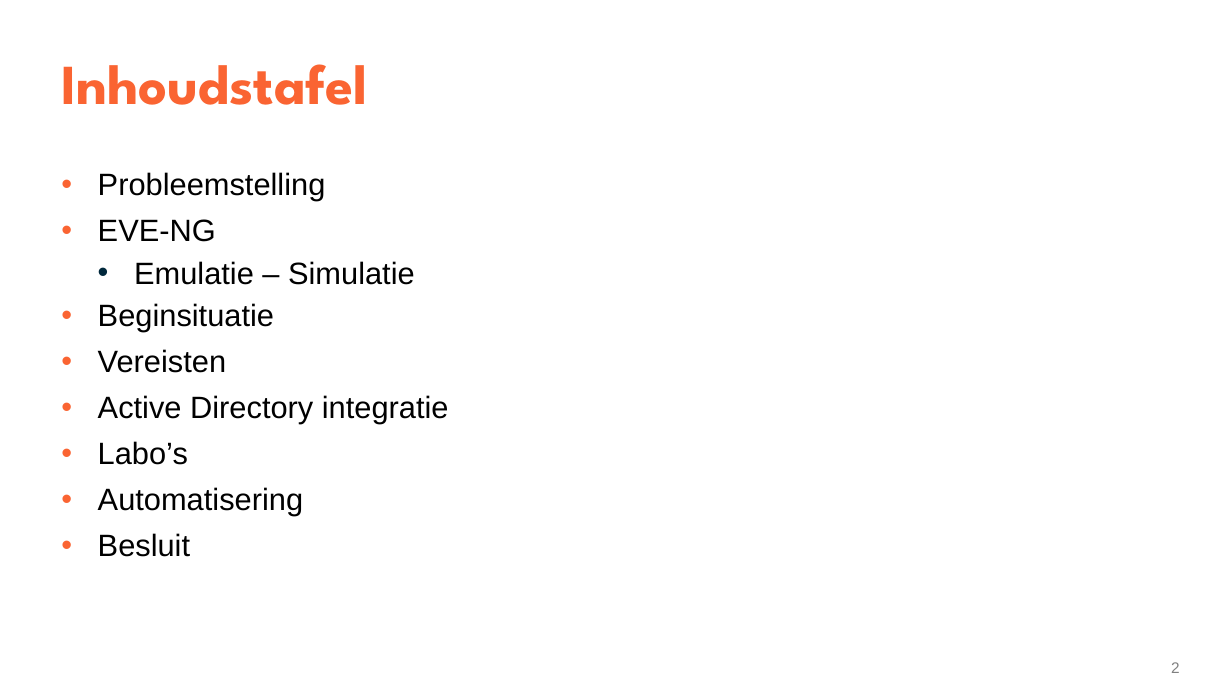
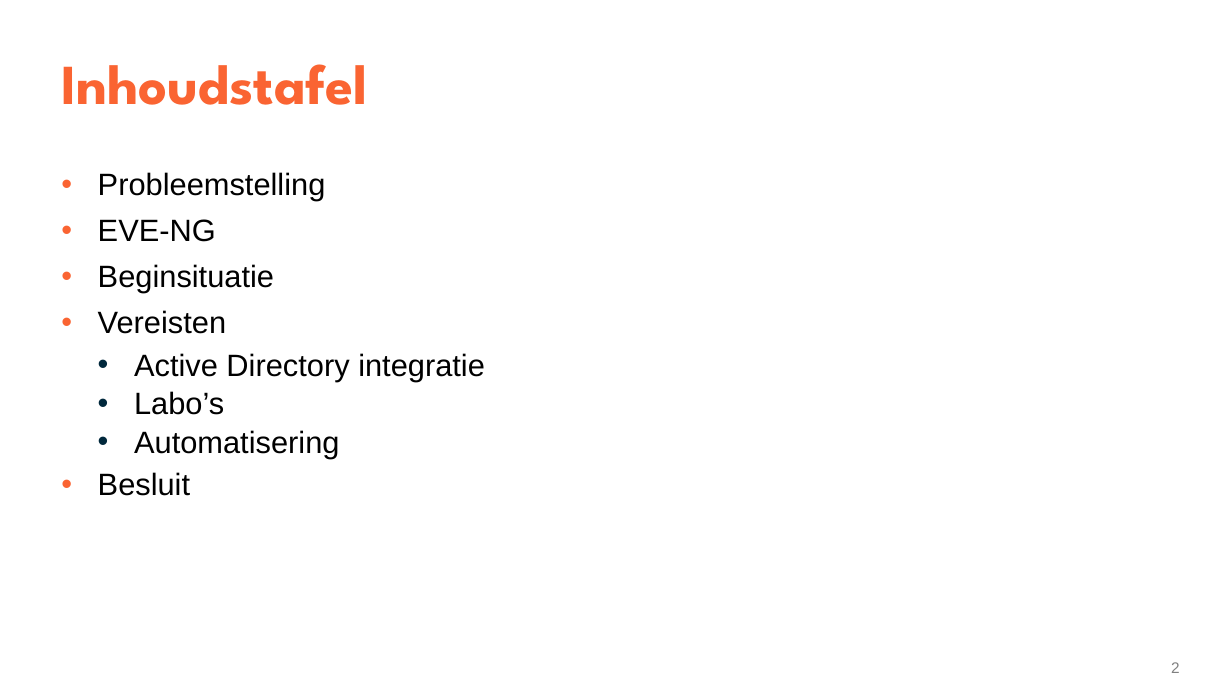
Before and after one commit to YenteLens/ylbachelorproef, a slide deck: slide 2 of Presentatie/eindpresentatie.pptx. Drawn at 1232x693 pixels with LibreOffice and Linux fonts; fonts in the diff are those of the drawing. Boxes give left, top, right and bottom in pixels: in the first picture for what was removed or moved away, otherwise in the second. Text is boxed around its words. In the diff, an @@ line names an element or a change of style, - is before the commit and + after.

```diff
--- a/Presentatie/eindpresentatie.pptx
+++ b/Presentatie/eindpresentatie.pptx
@@ text at (x1=134, y1=261, x2=415, y2=285): paragraph removed @@
-    • Emulatie – Simulatie
@@ text at (x1=134, y1=353, x2=485, y2=458): list level 2 to 3 in "Active Directory integratie"; bullet colour #FA6432 to #00283C; list level 2 to 3 in "Labo’s"; list level 2 to 3 in "Automatisering" @@
```
Also in this commit, not shown: 5 other slides changed, 3 slides added.
